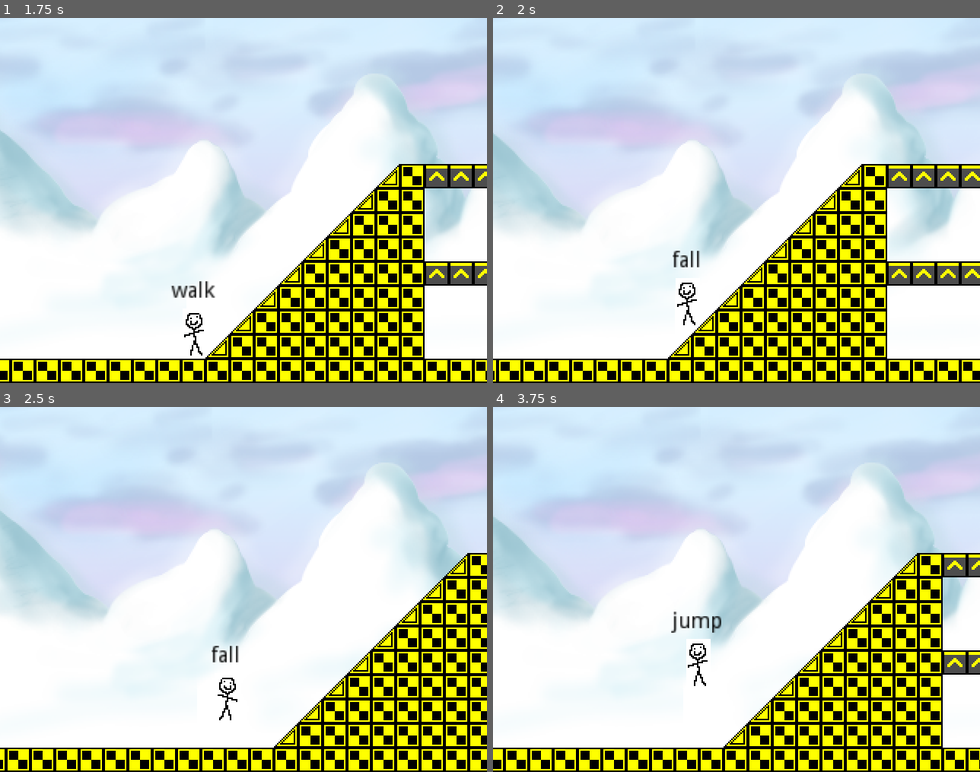
Above: before the commit, frames 1-4 (two rows, left to right).
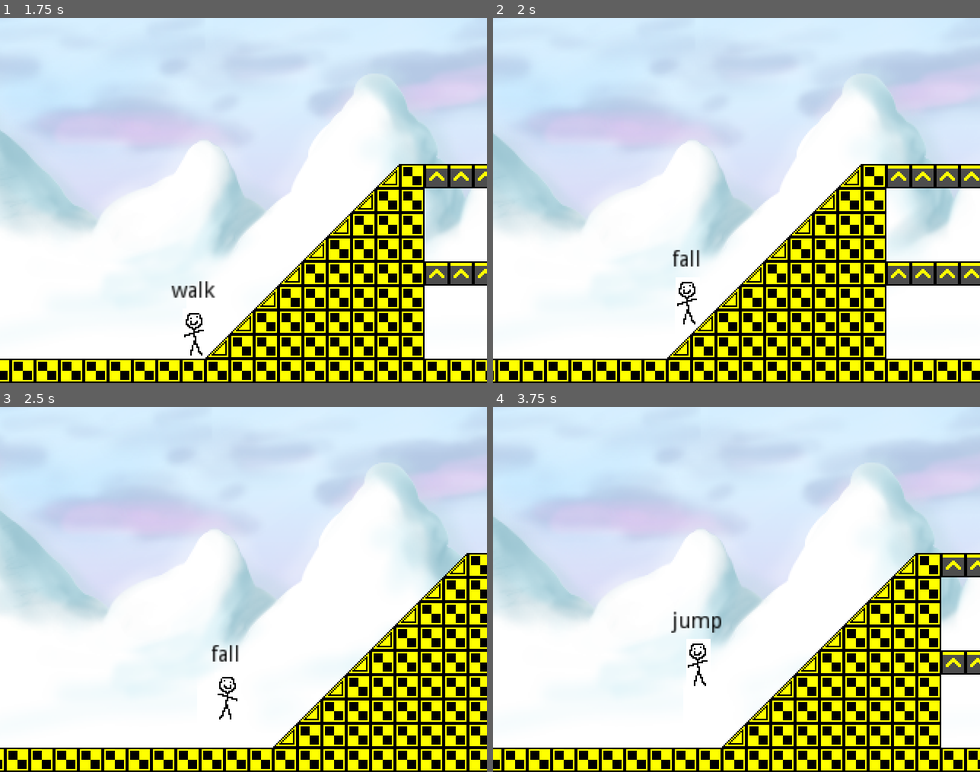
Above: after the commit, the same moments.

Repository: Alzter/RetroTux
Game: Godot game, scene res://Scenes/TestLevel.tscn
The game is run twice, just before and just after one commit, with the same random seed, the same clock (stepped at 60 frames per second) and the same inputs.
Inputs:
- Up to frame 1 (1.75 s): hold Z (run) 0.53-1.28 s; hold Right (move_right) from 0.53 s (still down); tap X (jump) at 0.77, 0.8, 1.07, 1.35, 1.52 s; tap Z (run) at 1.55 s
- Up to frame 2 (2 s): keep holding Right (move_right); tap X (jump) at 1.82 s
- Up to frame 3 (2.5 s): release Right (move_right) at 2.03 s; hold Left (move_left) from 2.03 s (still down); hold Z (run) from 2.03 s (still down); tap X (jump) at 2.3 s
- Up to frame 4 (3.75 s): release Left (move_left) at 2.78 s; release Z (run) at 2.78 s; hold Right (move_right) from 2.78 s (still down); tap Z (run) at 2.85 s; tap X (jump) at 3.02, 3.32 s; hold X (jump) from 3.53 s (still down)

Frame 1 is identical in both runs. In frame 2, 2.7% of the frame differs, in the area x 0-100%, y 40-100%; in frame 3, 2.3%; in frame 4, 4.9%, in the area x 1-100%, y 40-100%.

Commit message:
tweaks

Diff:
--- a/src/Scenes/Players/Player.tscn
+++ b/src/Scenes/Players/Player.tscn
@@ -21,7 +21,7 @@
 extents = Vector2( 8, 15 )
 
 [sub_resource type="RayShape2D" id=4]
-length = 16.0
+length = 8.0
 
 [node name="Player" type="KinematicBody2D"]
 script = ExtResource( 2 )
@@ -55,16 +55,17 @@
 shape = SubResource( 3 )
 
 [node name="Ray1" type="CollisionShape2D" parent="."]
-position = Vector2( -8, 0 )
+position = Vector2( -8, 8 )
 shape = SubResource( 4 )
 disabled = true
 
 [node name="Ray2" type="CollisionShape2D" parent="."]
+position = Vector2( 0, 9 )
 shape = SubResource( 4 )
 disabled = true
 
 [node name="Ray3" type="CollisionShape2D" parent="."]
-position = Vector2( 8, 0 )
+position = Vector2( 8, 9 )
 shape = SubResource( 4 )
 disabled = true
 
--- a/src/Scenes/Players/SMPlayer.gd
+++ b/src/Scenes/Players/SMPlayer.gd
@@ -10,14 +10,15 @@
 
 func _state_logic(delta):
 	parent.hitbox_update()
-	_jump_inputs()
-	parent.move_input()
+	if (state == "idle" or state == "walk" or state == "run" or state == "jump" or state == "fall"):
+		jump_input()
+		parent.move_input()
 	parent.apply_gravity(delta)
 	parent.apply_velocity()
 	parent.camera_update(delta)
 	parent.get_node("Label").text = str(state)
 
-func _jump_inputs():
+func jump_input():
 	if Input.is_action_just_pressed("jump"):
 		parent.jump_buffer.start()
 	elif !Input.is_action_pressed("jump"):
